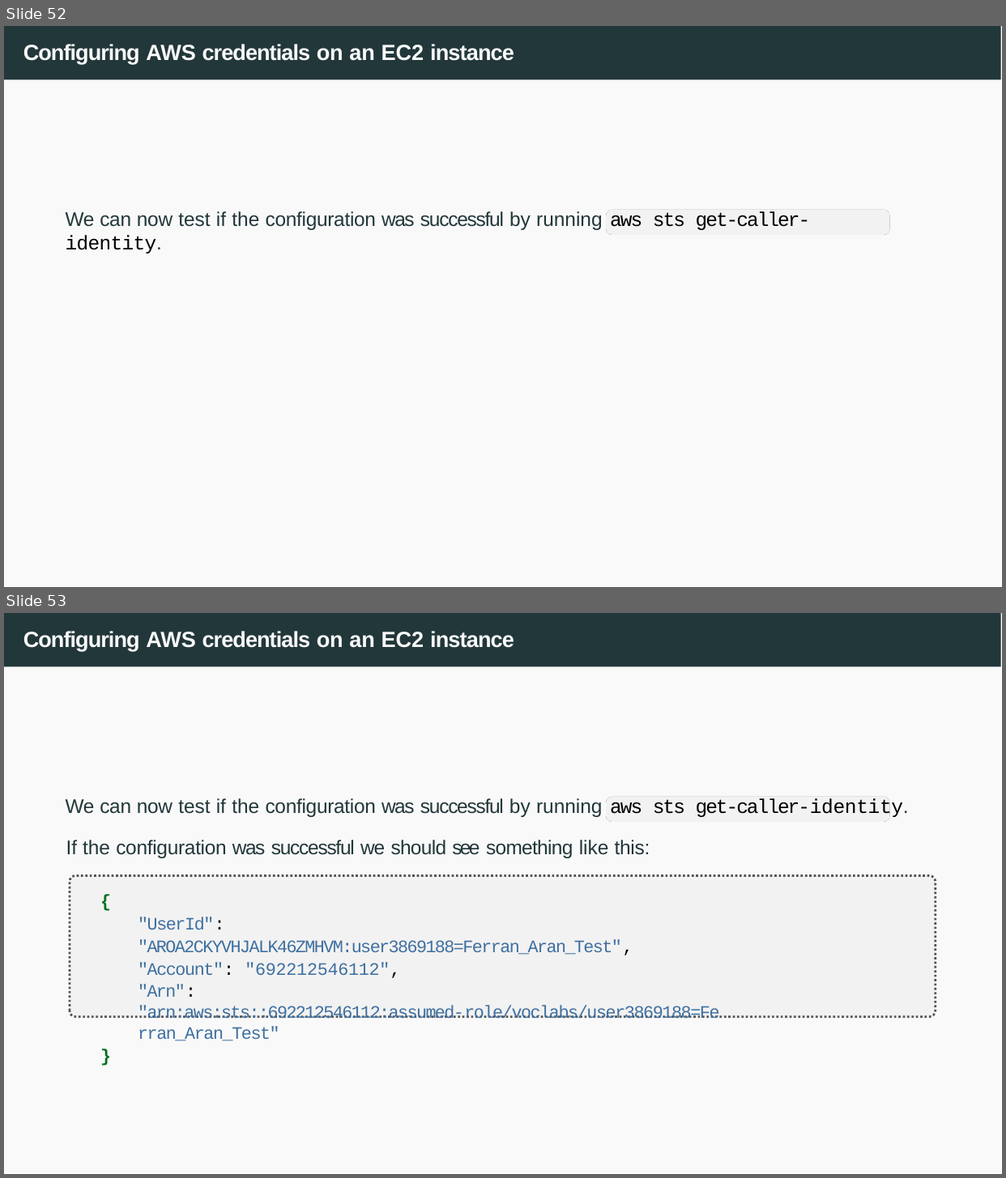
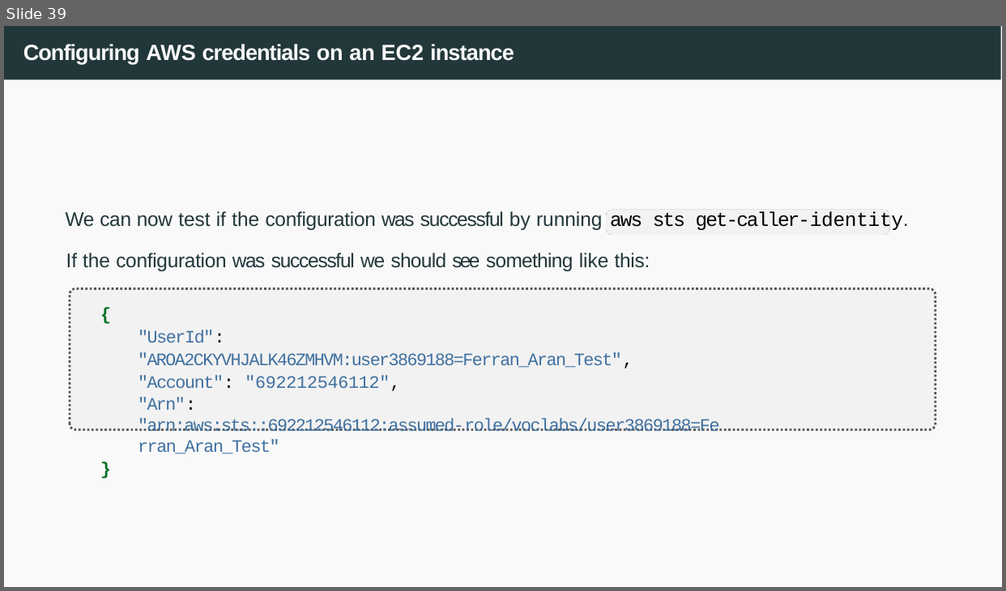
Before and after one commit to joanpaucm/HPDCB, a slide deck: src/slides/Session 4 - AWS S3-2026.pptx. Shown one above the other, each under a label of ours: slides 52 and 53 before the commit, slide 39 after it. The pictures are 1006x1178 and 1006x591 pixels, drawn with LibreOffice and Linux fonts; fonts in the diff are those of the drawing. Boxes give left, top, right and bottom in pixels: in the first picture for what was removed or moved away, otherwise in the second. Text is boxed around its words. In the diff, an @@ line names an element or a change of style, - is before the commit and + after.

```diff
--- a/src/slides/Session 4 - AWS S3-2026.pptx
+++ b/src/slides/Session 4 - AWS S3-2026.pptx
@@ slide 52 removed at <box>4,26,1002,587</box>, background #FFFFFF; not listed: 2 template elements that a slide beside it also shows @@
@@ title removed at <box>23,44,514,64</box> @@
-Configuring AWS credentials on an EC2 instance
@@ text removed at <box>66,211,811,230</box> @@
-We can now test if the configuration was successful by running aws sts get-caller-identity.
@@ freeform shape removed at <box>605,209,888,235</box> @@
@@ freeform shape removed at <box>605,209,888,235</box> @@
@@ what was slide 53 is now slide 39 @@
```
Also in this commit, not shown: 1 slide changed, 16 other slides removed, 3 other files.
